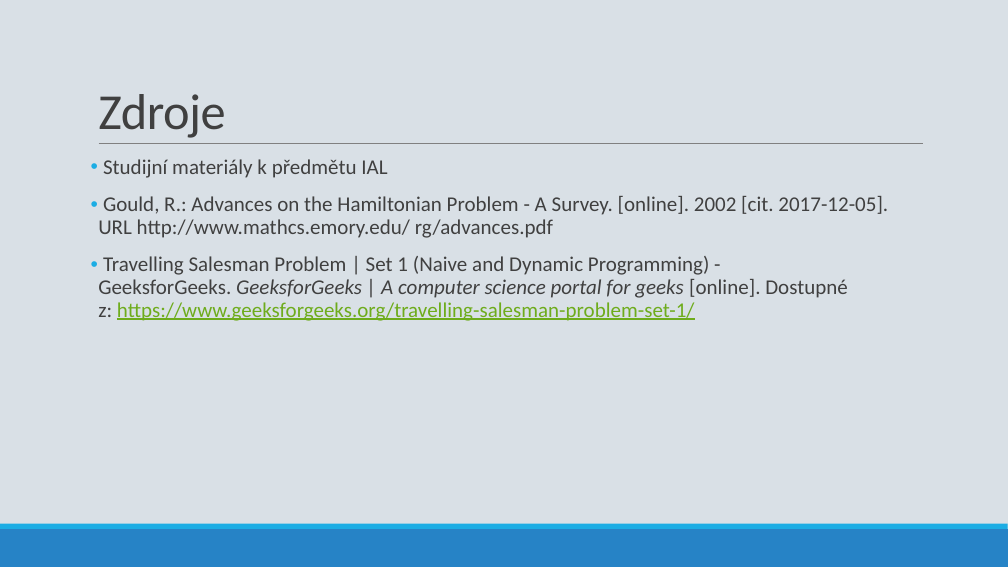
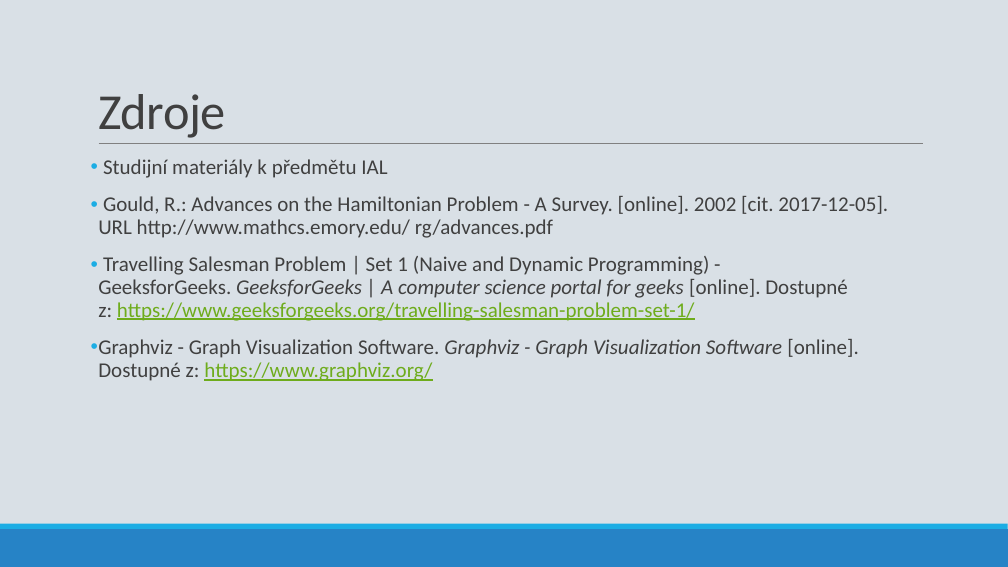
Before and after one commit to ldrahnik/ial_project_2019_2020, a slide deck: slide 11 of defense/presentation.pptx. Drawn at 1008x567 pixels with LibreOffice and Linux fonts; fonts in the diff are those of the drawing. Boxes give left, top, right and bottom in pixels: in the first picture for what was removed or moved away, otherwise in the second. Text is boxed around its words. In the diff, an @@ line names an element or a change of style, - is before the commit and + after.

Commit message:
presentation update

```diff
--- a/defense/presentation.pptx
+++ b/defense/presentation.pptx
@@ text at [98,339,858,381]: paragraph added @@
+• Graphviz - Graph Visualization Software. Graphviz - Graph Visualization Software [online]. Dostupné z: https://www.graphviz.org/
```
